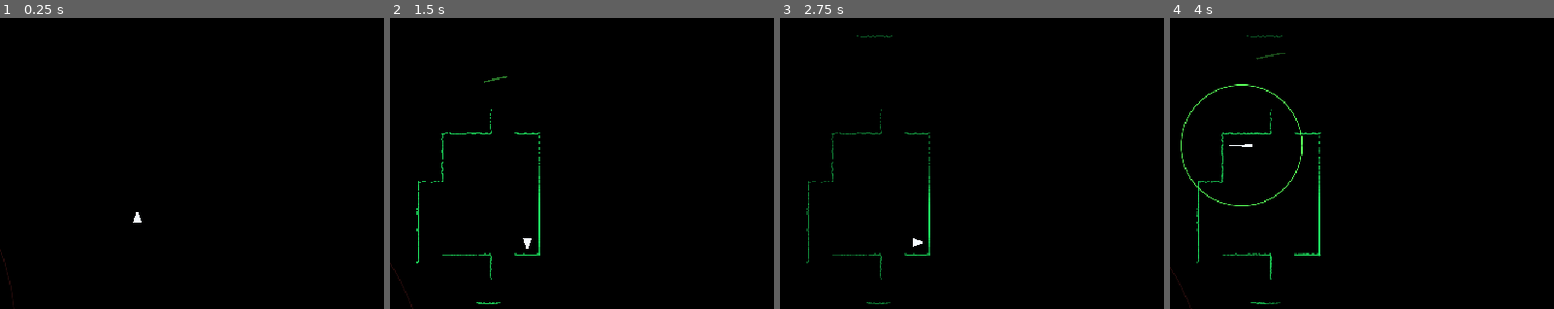
Above: before the commit, frames 1-4 (left to right).
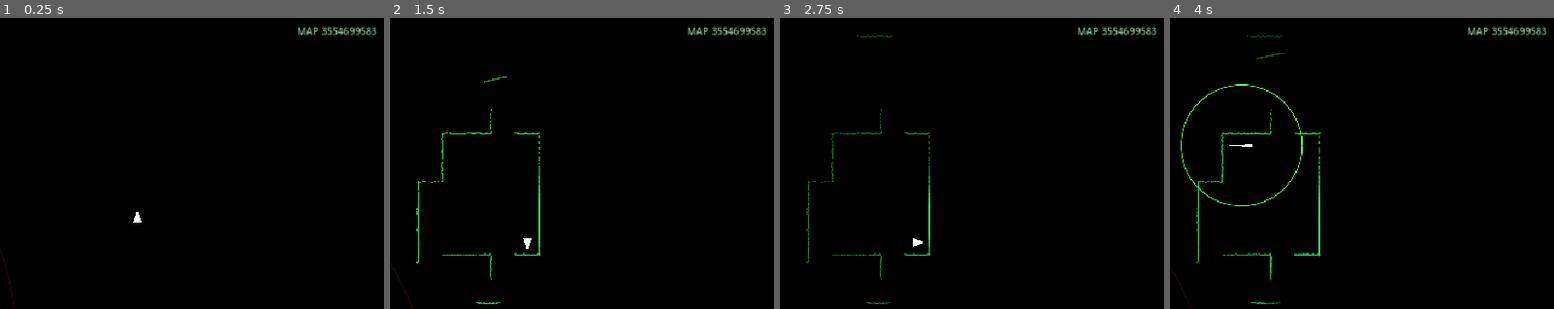
Above: after the commit, the same moments.

Repository: UnderstoodUseYourUsernameHere/Sonar
Game: Godot game, scene res://scenes/main.tscn
Two runs of this game, one before a commit and one after it. Both use one fixed random seed, a clock stepped at 60 frames per second and the inputs below.
Inputs (mouse positions are % of the whole screen's width and height, from its top left):
- Up to frame 1 (0.25 s): no input
- Up to frame 2 (1.5 s): tap Enter at 0.5 s; move the mouse to (73, 45) at 0.52 s; hold Right (move_right) 0.53-1.28 s; tap Space (ping) at 0.6 s; click (73, 45) at 0.67 s; move the mouse to (30, 55) at 1.27 s; hold S (move_down) from 1.28 s (still down); tap Alt at 1.35 s
- Up to frame 3 (2.75 s): move the mouse to (61, 28) at 2.02 s; release S (move_down) at 2.03 s; hold Right (move_right) from 2.03 s (still down); tap Shift at 2.1 s
- Up to frame 4 (4 s): tap R (restart) at 2.75 s; move the mouse to (45, 70) at 2.77 s; release Right (move_right) at 2.78 s; hold W (move_up) 2.78-3.53 s; tap Space (ping) at 2.85 s; click (45, 70) at 2.92 s; move the mouse to (81, 65) at 3.52 s; hold Left (move_left) from 3.53 s (still down); tap Alt at 3.6 s
The pictures show only the part of the screen within x 50-100%, y 1-51%; the shares and areas given below are measured in that part.

The runs differ from the first frame. In frame 1, 0.4% of the frame differs, in the area x 77-98%, y 2-6%; in frame 2, 0.4%; in frame 3, 0.4%; in frame 4, 0.4%.

Commit message:
feat: make procedural map reproducible by seed

Diff:
--- a/scripts/main.gd
+++ b/scripts/main.gd
@@ -27,7 +27,7 @@
 const FOOTSTEP_NOISE_RANGE_TILES: float = 2.5 ## I think this might be TOO HIGH, but also i dont care, but also i do care...
 const FOOTSTEP_RING_COLOR: Color = Color(0.35, 1.0, 0.35, 1.0)
 
-const SENSE_RANGE_TILES: float = 7.0 ## When its actively hunting
+const SENSE_RANGE_TILES: float = 8.0 ## When its actively hunting
 const SENSE_RANGE_QUIET_TILES: float = 4.0 ## Wandering
 const SENSE_INTERVAL_FAR: float = 0.9
 const SENSE_INTERVAL_NEAR: float = 0.22
@@ -50,12 +50,12 @@
 const AWARENESS_STALK_EXIT: float = 0.25 ## Exits stalking below this
 const AWARENESS_STALK_DECAY_PER_SECOND: float = 0.02
 
-const MONSTER_STALK_MOVE_TIME: float = 0.16
-const MONSTER_STALK_DISTANCE_START: int = 6
+const MONSTER_STALK_MOVE_TIME: float = 0.17
+const MONSTER_STALK_DISTANCE_START: int = 5
 const MONSTER_STALK_DISTANCE_MIN: int = 3
-const MONSTER_STALK_CREEP_SECONDS: float = 4.5
-
-const MONSTER_STALK_BACKOFF_SECONDS: float = 6.0 ## How long it takes for the monster to backoff if the player remains silent for this amount of seconds
+const MONSTER_STALK_CREEP_SECONDS: float = 3.5
+
+const MONSTER_STALK_BACKOFF_SECONDS: float = 8.0 ## How long it takes for the monster to backoff if the player remains silent for this amount of seconds
 const MONSTER_STALK_NOISE_CREEP_BONUS: float = 2.0 ## Every noise it hears while stalking removes this amount from the creep timer
 const MONSTER_LUNGE_PAUSE: float = 1.1 ## How long the monster takes to switch to hunting, but visually
 const MONSTER_LUNGE_RING_COLOR: Color = Color(1.0, 0.15, 0.2, 1.0)
@@ -204,6 +204,9 @@
 
 var map_rows: Array[String] = []
 var map_rng: RandomNumberGenerator = RandomNumberGenerator.new()
+static var retry_map_seed: int = 0
+static var retry_map_seed_is_set: bool = false
+var current_map_seed: int = 0
 
 var player_cell: Vector2i = Vector2i.ZERO
 var player_draw_position: Vector2 = Vector2.ZERO
@@ -300,7 +303,12 @@
 var monster_path: Array[Vector2i] = []
 
 func _ready() -> void:
-	map_rng.randomize()
+	if retry_map_seed_is_set:
+		map_rng.seed = retry_map_seed
+		retry_map_seed_is_set = false
+	else:
+		map_rng.randomize()
+	current_map_seed = map_rng.seed
 
 	if USE_PROCEDURAL_MAP:
 		map_rows = _generate_map()
@@ -772,6 +780,9 @@
 			monster_draw_position = monster_move_destination
 			is_monster_moving = false
 
+	if monster_listen_remaining > 0.0 and not is_monster_moving:
+		return
+
 	if not is_monster_moving and not monster_path.is_empty():
 		monster_move_destination_cell = monster_path.pop_front()
 		monster_move_source = monster_draw_position
@@ -985,6 +996,8 @@
 
 	if game_over or has_won:
 		if Input.is_action_just_pressed("restart"):
+			retry_map_seed = current_map_seed
+			retry_map_seed_is_set = true
 			get_tree().reload_current_scene()
 
 		queue_redraw()
@@ -1941,6 +1954,21 @@
 		Color(0.75, 1.0, 0.82, 0.9)
 	)
 
+	var map_label: String = "MAP %d" % current_map_seed
+
+	if not USE_PROCEDURAL_MAP:
+		map_label = "TEST MAP"
+
+	draw_string(
+		font,
+		Vector2(0.0, 28.0),
+		map_label,
+		HORIZONTAL_ALIGNMENT_RIGHT,
+		map_width * TILE_SIZE - 18.0,
+		12,
+		Color(0.75, 1.0, 0.82, 0.75)
+	)
+
 	_draw_ping_cooldown()
 
 func _draw_ping_cooldown() -> void:
